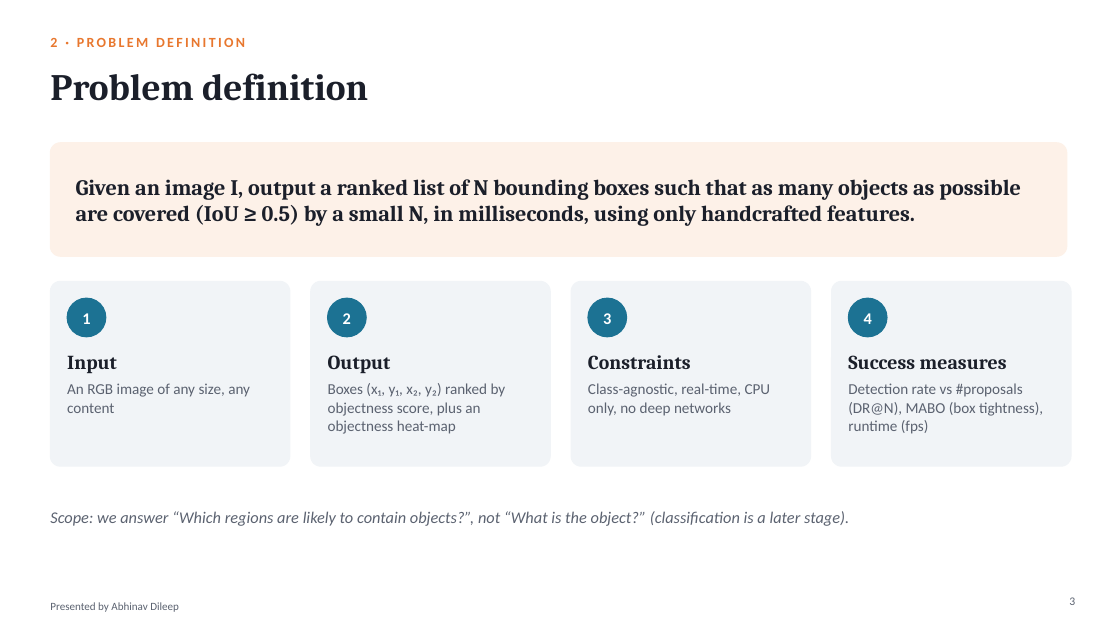
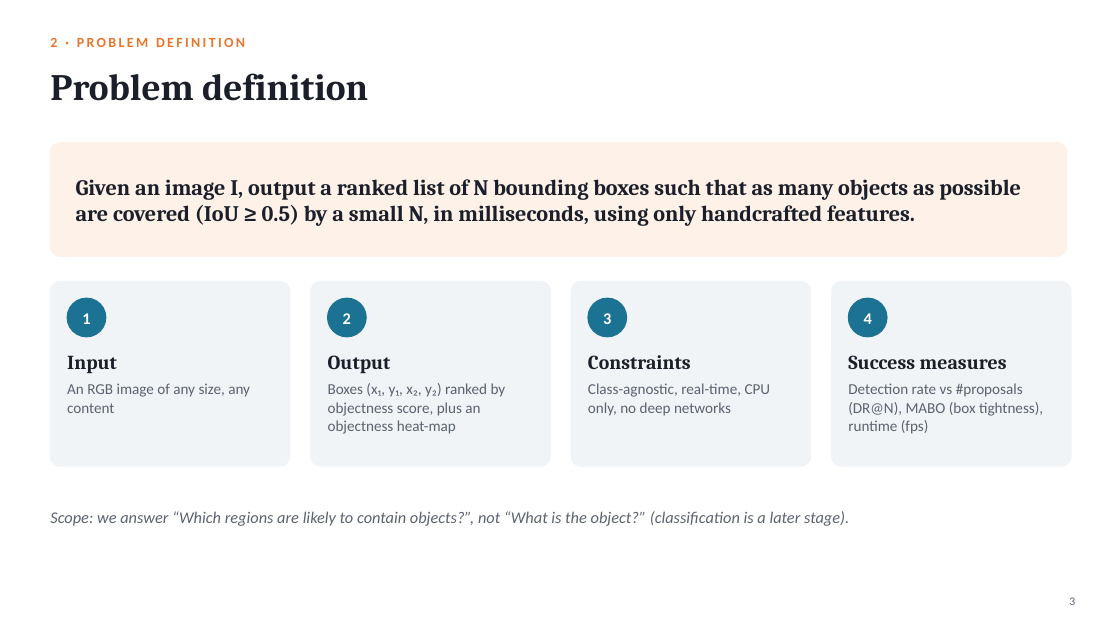
Before and after one commit to hari18305/cvprojectg10, a slide deck: slide 3 of presentation/BING_Objectness_Group10.pptx. Drawn at 1120x630 pixels with LibreOffice and Linux fonts; fonts in the diff are those of the drawing. Boxes give left, top, right and bottom in pixels: in the first picture for what was removed or moved away, otherwise in the second. Text is boxed around its words. In the diff, an @@ line names an element or a change of style, - is before the commit and + after.

```diff
--- a/presentation/BING_Objectness_Group10.pptx
+++ b/presentation/BING_Objectness_Group10.pptx
@@ text removed at [50, 602, 179, 612] @@
-Presented by Abhinav Dileep
```
Also in this commit, not shown: 14 other slides changed, 1 other file.
